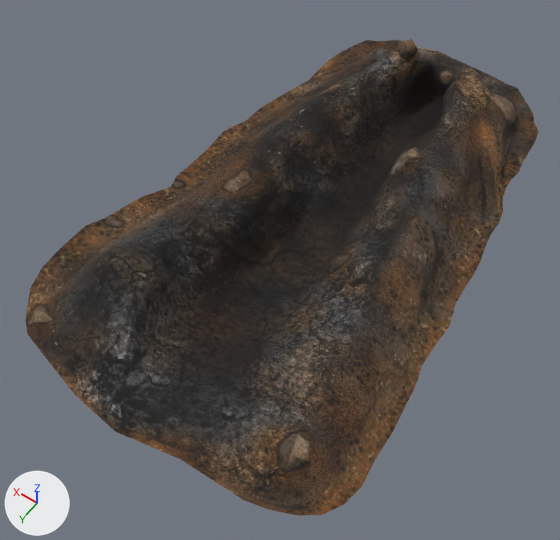
The COLLADA model assets/3d/Terrain/crash_furrow_3x7.dae, before and after one commit.
Before and after are seen from a 50 mm camera at (-9.05, 15.07, 19.19) aimed at (-0.47, 3.07, 0.33). The axes (+X, +Y, +Z) are drawn at lower left. The lights are the same throughout.

In view in the first picture: 'crash_furrow_3x7'.
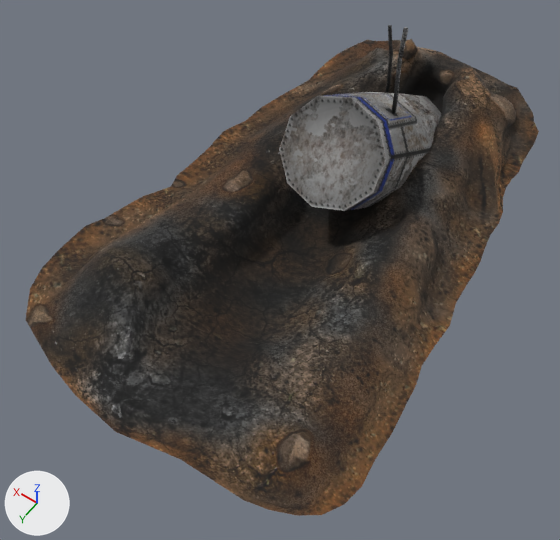
Location of each change, [x1, y1, x2, y2] in pixels of the pictures (560 x 540 px):
'rubble_tank_2x3', added
    after: [279, 25, 441, 211]

Edits to the bpy script that builds the scene:
```text
Add img_rubble_jpg:
    img_rubble_jpg = load_image('rubble.jpg', 'rubble.jpg', 1024, 1024, 'sRGB')
Add mat_rubble:
    mat_rubble = principled_material('rubble')
    mat_rubble.texture = img_rubble_jpg
    mat_rubble.roughness = 0.9
Add me_rubble_tank_2x3:
    me_rubble_tank_2x3.from_pydata(...)  # 80 vertices, 148 faces; spans x -1.93..1.83, y -3.95..5.24, z -0.01..6.79
    me_rubble_tank_2x3.materials.append(mat_rubble)  # picture img_rubble_jpg
Add ob_rubble_tank_2x3:
    ob_rubble_tank_2x3 = bpy.data.objects.new('rubble_tank_2x3', me_rubble_tank_2x3)
    ob_rubble_tank_2x3.location = (0.0, -4.34, -0.85)
```
